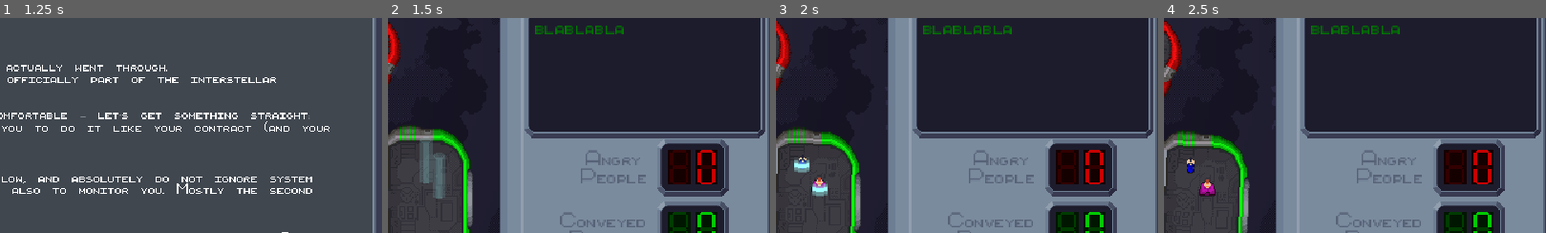
Above: before the commit, frames 1-4 (left to right).
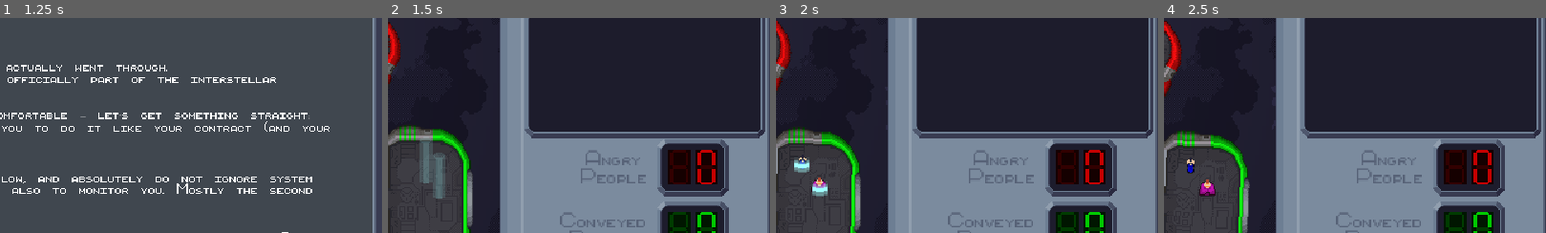
Above: after the commit, the same moments.

Repository: tehelka-gamedev/gmtk-2025
Game: Godot game, scene res://ui/main_menu/main_menu.tscn
Same seed, same stepped clock (60 frames per second), same inputs: the game is played once before the commit and once after it. Sound files missing from this copy of the repository are replaced by a short silence.
Inputs (mouse positions are % of the whole screen's width and height, from its top left):
- Up to frame 1 (1.25 s): click "Play" at 0.5 s
- Up to frame 2 (1.5 s): click "Play" at 1.25 s
- Up to frame 3 (2 s): no input
- Up to frame 4 (2.5 s): click (71, 85) at 2 s
The pictures show only the part of the screen within x 48-98%, y 8-58%; the shares and areas given below are measured in that part.

Frame 1 is identical in both runs. In frame 2, 0.6% of the frame differs, in the area x 38-62%, y 3-8%; in frame 3, 0.6%; in frame 4, 0.6%.

Commit message:
remove blablabla

Diff:
--- a/godot/ui/control_panel/MessagePanel.tscn
+++ b/godot/ui/control_panel/MessagePanel.tscn
@@ -17,7 +17,6 @@
 layout_mode = 2
 size_flags_vertical = 0
 theme_type_variation = &"ScreenLabel"
-text = "	blablabla"
 autowrap_mode = 2
 
 [node name="MessageTimer" type="Timer" parent="."]
